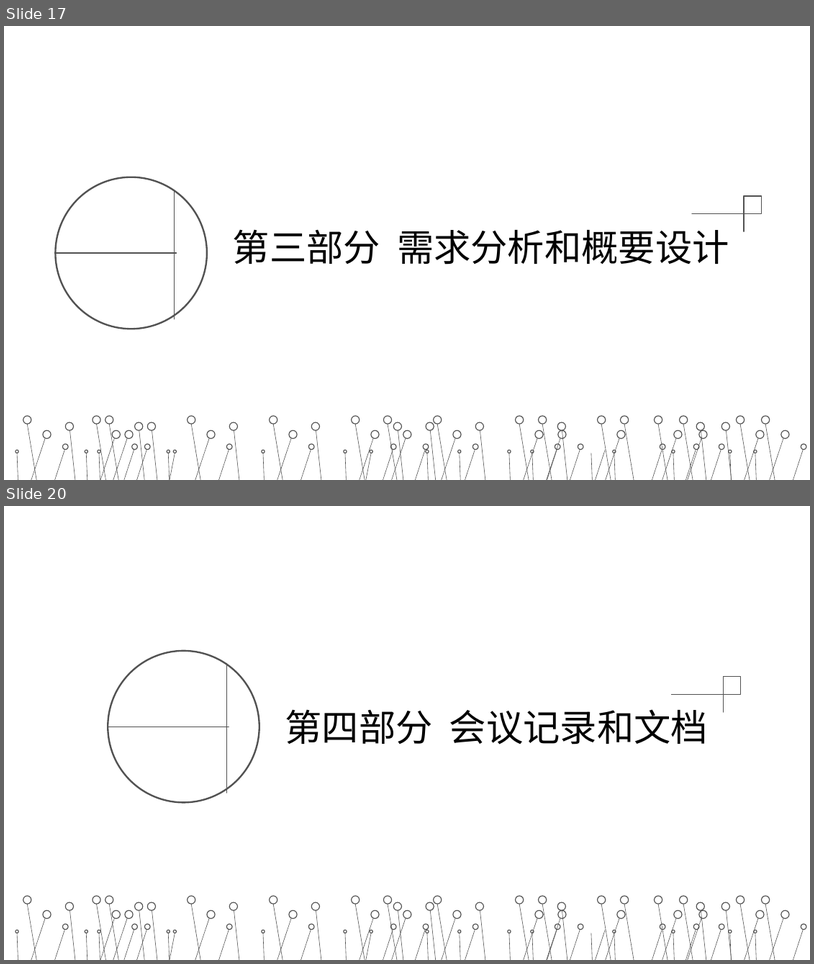
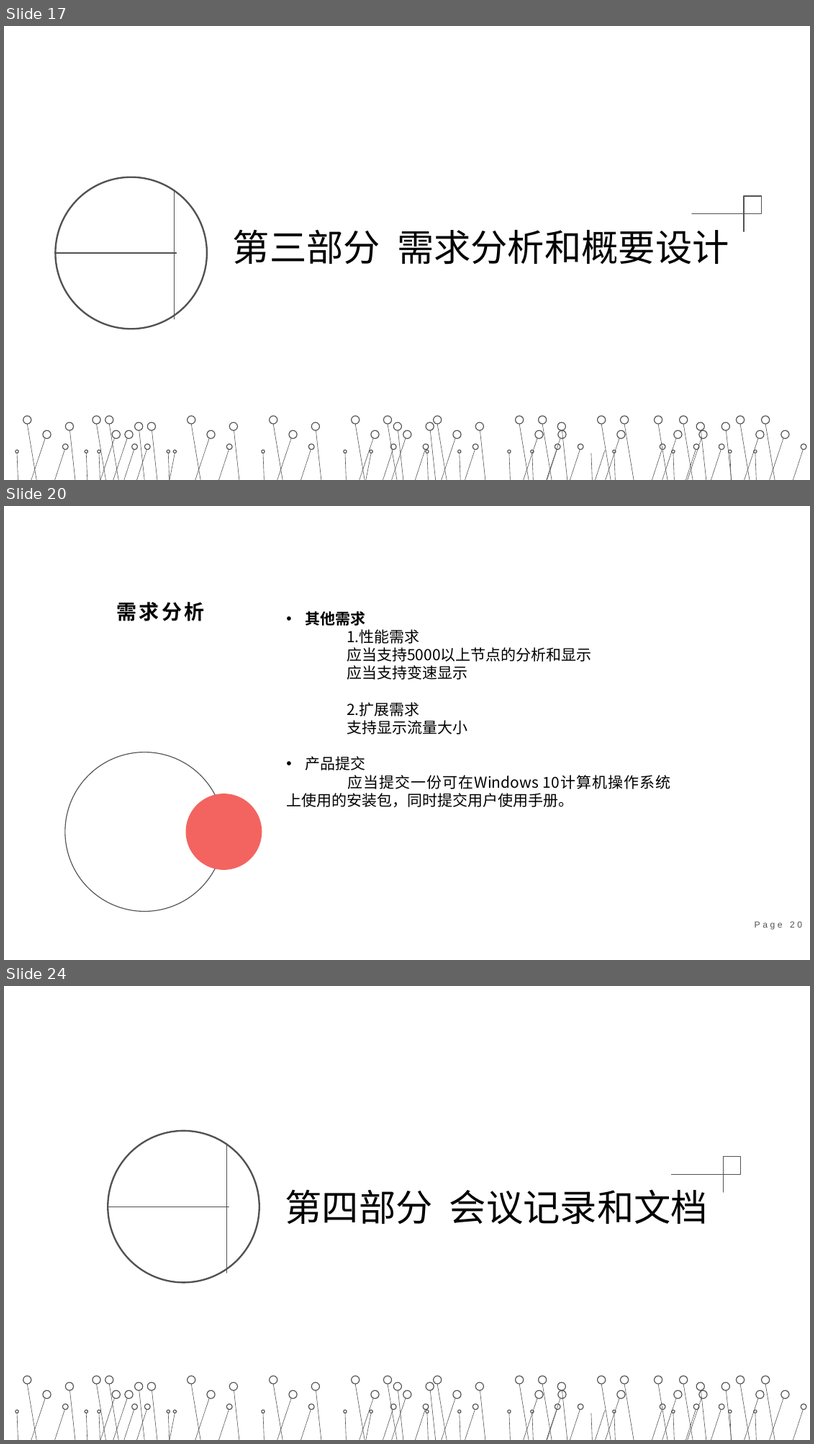
Before and after one commit to Cheeennnnnnnn/Unnamed, a slide deck: 第一次提交物-未命名小组/第1次汇报-未命名小组.pptx. Shown one above the other, each under a label of ours: slides 17 and 20 before the commit, slides 17, 20 and 24 after it; the slides between them are not shown. The pictures are 814x964 and 814x1444 pixels, drawn with LibreOffice and Linux fonts; fonts in the diff are those of the drawing. Boxes give left, top, right and bottom in pixels: in the first picture for what was removed or moved away, otherwise in the second. Text is boxed around its words. In the diff, an @@ line names an element or a change of style, - is before the commit and + after.

Commit message:
9月9日最后一次提交-张海汀
倒数第二版ppt，修正了一些问题，缺失后端计划和更丰富的概要设计内容

```diff
--- a/第一次提交物-未命名小组/第1次汇报-未命名小组.pptx
+++ b/第一次提交物-未命名小组/第1次汇报-未命名小组.pptx
@@ slide 20 added at bbox=[4, 506, 810, 960], background #FFFFFF @@
@@ text added at bbox=[116, 602, 204, 621], 24 pt, text #000000, bold @@
+需求分析
@@ text added at bbox=[286, 611, 592, 807], 18 pt, text #000000 @@
+• 其他需求
+1.性能需求
+应当支持5000以上节点的分析和显示
+应当支持变速显示
+2.扩展需求
+支持显示流量大小
+• 产品提交
+应当提交一份可在Windows 10计算机操作系统上使用的安装包，同时提交用户使用手册。
@@ ellipse added at bbox=[65, 752, 224, 911], outline #525252 1 pt @@
@@ ellipse added at bbox=[186, 793, 262, 870], fill #F36460 @@
@@ page number added at bbox=[755, 921, 802, 929], 10.5 pt, text #525252 @@
+Page 20
@@ what was slide 20 is now slide 24 @@
```
Also in this commit, not shown: 11 slides changed, 3 other slides added, 8 other files.
